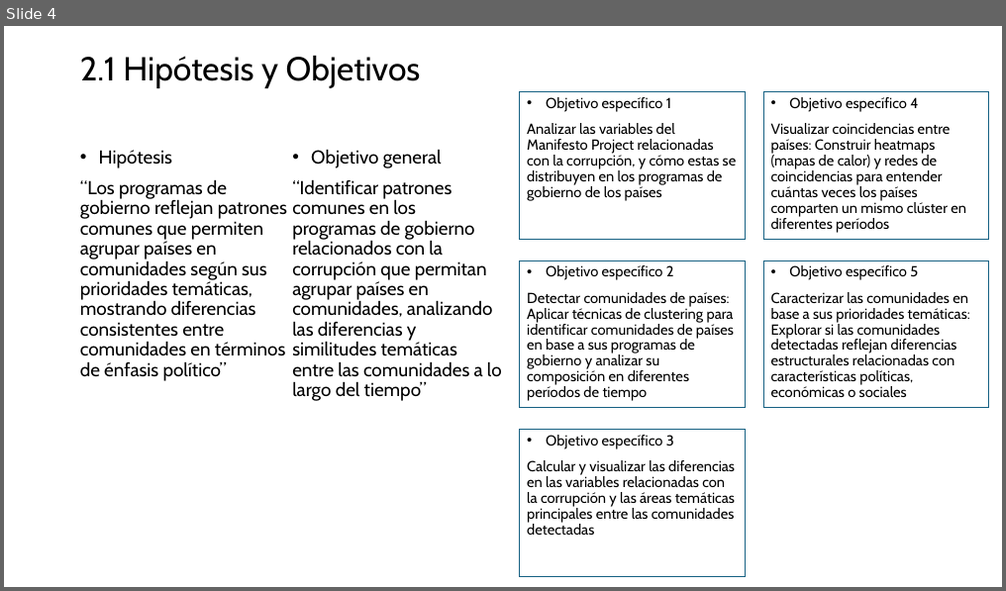
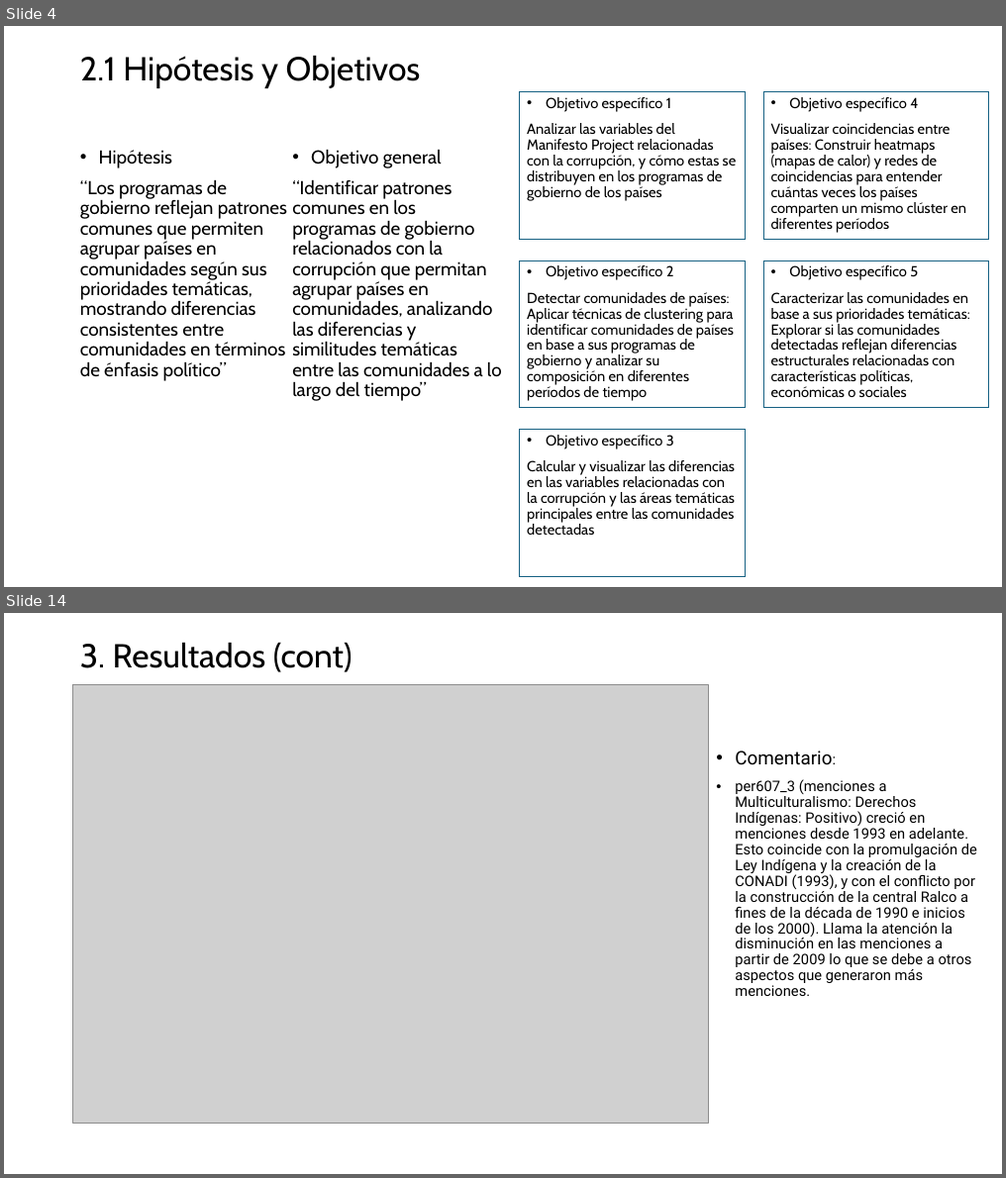
Before and after one commit to MatiasBunsterRaby/Capstone_git, a slide deck: Pres Capstone MBunster 2.pptx. Shown one above the other, each under a label of ours: slide 4 before the commit, slides 4 and 14 after it; the slides between them are not shown. The pictures are 1006x591 and 1006x1178 pixels, drawn with LibreOffice and Linux fonts; fonts in the diff are those of the drawing; grey boxes stand for pictures. Boxes give left, top, right and bottom in pixels: in the first picture for what was removed or moved away, otherwise in the second. Text is boxed around its words. In the diff, an @@ line names an element or a change of style, - is before the commit and + after.

```diff
--- a/Pres Capstone MBunster 2.pptx
+++ b/Pres Capstone MBunster 2.pptx
@@ slide 14 added at [4,613,1002,1174], background #FFFFFF @@
@@ title added at [80,642,352,672], 32 pt, text #000000 @@
+3. Resultados (cont)
@@ picture added at [73,685,709,1123] @@
@@ text added at [735,751,977,996], 14 pt, text #000000 @@
+• Comentario:
+• per607_3 (menciones a Multiculturalismo: Derechos Indígenas: Positivo) creció en menciones desde 1993 en adelante. Esto coincide con la promulgación de Ley Indígena y la creación de la CONADI (1993), y con el conflicto por la construcción de la central Ralco a fines de la década de 1990 e inicios de los 2000). Llama la atención la disminución en las menciones a partir de 2009 lo que se debe a otros aspectos que generaron más menciones.
```
Also in this commit, not shown: 4 slides changed, 37 other slides added, 3 slides removed, 2 other files.
